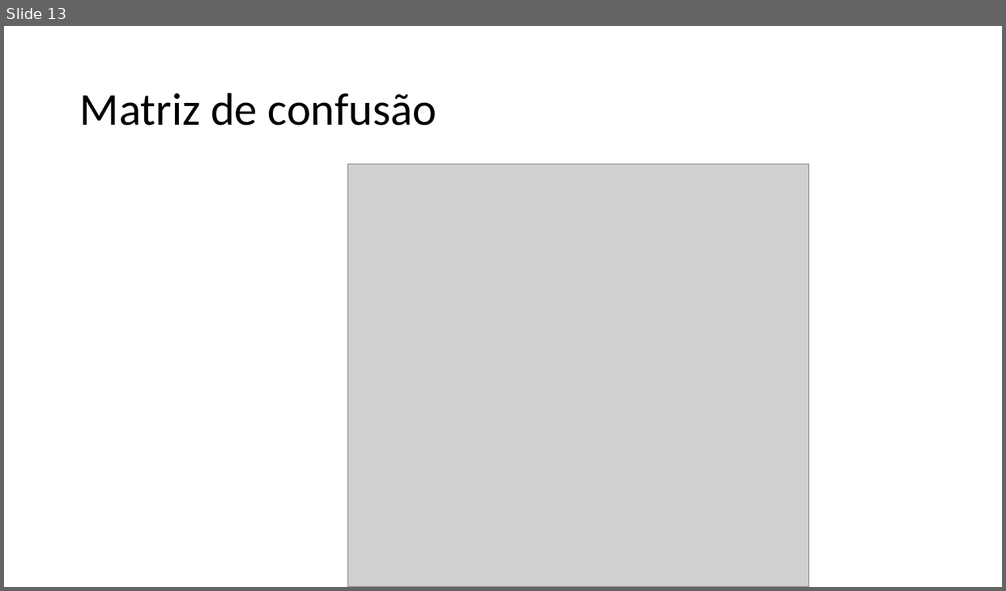
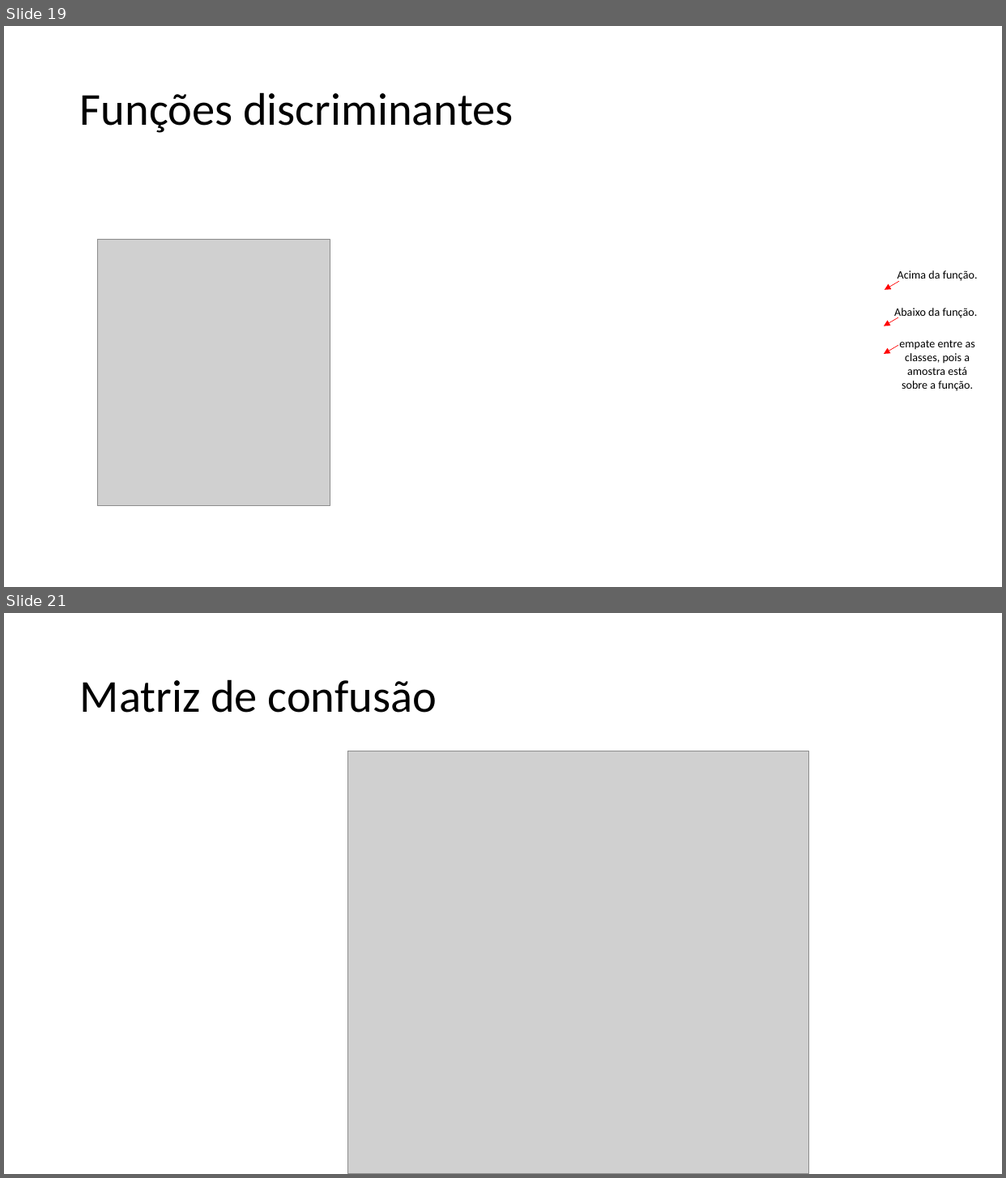
Before and after one commit to zz4fap/c24_inteligencia_artificial, a slide deck: slides/C24_Classificação.pptx. Shown one above the other, each under a label of ours: slide 13 before the commit, slides 19 and 21 after it; the slides between them are not shown. The pictures are 1006x591 and 1006x1178 pixels, drawn with LibreOffice and Linux fonts; fonts in the diff are those of the drawing; grey boxes stand for pictures. Boxes give left, top, right and bottom in pixels: in the first picture for what was removed or moved away, otherwise in the second. Text is boxed around its words. In the diff, an @@ line names an element or a change of style, - is before the commit and + after.

```diff
--- a/slides/C24_Classificação.pptx
+++ b/slides/C24_Classificação.pptx
@@ slide 19 added at [4,26,1002,587], background #FFFFFF @@
@@ title added at [80,92,513,133], 44 pt, text #000000 @@
+Funções discriminantes
@@ picture added at [98,239,330,506] @@
@@ arrow added from (899, 281) to (884, 290), #FF0000 0.5 pt @@
@@ text added at [897,271,978,282], 11 pt, text #000000 @@
+Acima da função.
@@ text added at [894,308,978,319], 11 pt, text #000000 @@
+Abaixo da função.
@@ arrow added from (898, 318) to (884, 327), #FF0000 0.5 pt @@
@@ text added at [899,340,975,391], 11 pt, text #000000 @@
+empate entre as classes, pois a amostra está sobre a função.
@@ arrow added from (898, 346) to (884, 354), #FF0000 0.5 pt @@
@@ what was slide 13 is now slide 21 @@
```
Also in this commit, not shown: 8 other slides added, 1 slide removed.
